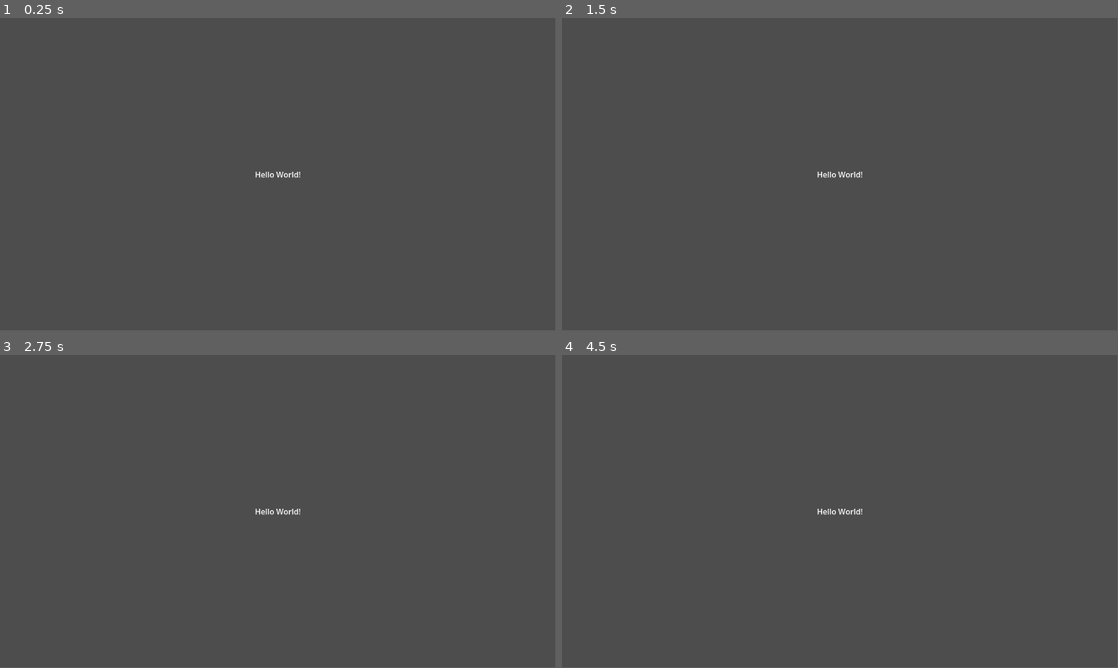
Above: before the commit, frames 1-4 (two rows, left to right).
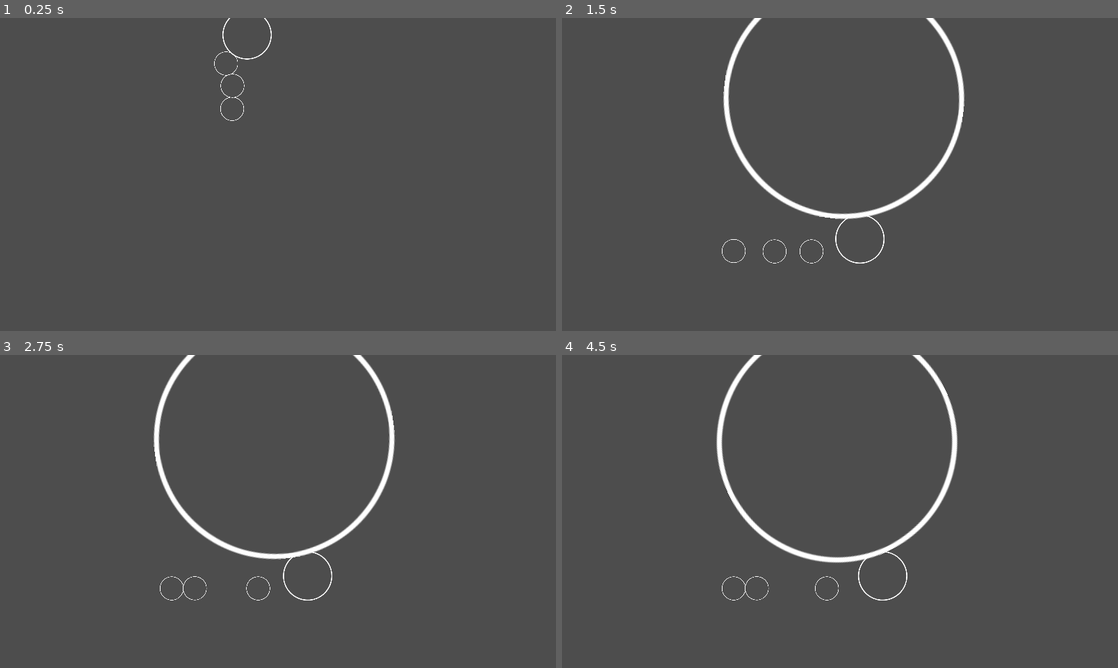
Above: after the commit, the same moments.

Repository: Treszyk/suika_game_clone
Game: Godot game, scene res://source/main_ui.tscn
The game is run twice, just before and just after one commit, with the same random seed, the same clock (stepped at 60 frames per second) and the same inputs.
Inputs:
- Up to frame 1 (0.25 s): no input
- Up to frame 2 (1.5 s): no input
- Up to frame 3 (2.75 s): no input
- Up to frame 4 (4.5 s): no input
The window is 799x449 before the commit and 800x450 after it. Grey fills any space a smaller window leaves; there, only what the larger window draws over its background counts as a difference.

The runs differ from the first frame. In frame 1, 0.2% of the frame differs, in the area x 38-54%, y 0-52%; in frame 2, 2.2%; in frame 3, 2.2%; in frame 4, 2.3%, in the area x 27-72%, y 0-79%.

Commit message:
Added balls

Diff:
--- a/project/project.godot
+++ b/project/project.godot
@@ -15,6 +15,10 @@
 config/features=PackedStringArray("4.2", "GL Compatibility")
 config/icon="res://icon.svg"
 
+[display]
+
+window/stretch/mode="canvas_items"
+
 [rendering]
 
 renderer/rendering_method="gl_compatibility"
--- a/project/source/main_ui.tscn
+++ b/project/source/main_ui.tscn
@@ -1,24 +1,87 @@
-[gd_scene format=3 uid="uid://bi7yixg3fajmo"]
+[gd_scene load_steps=5 format=3 uid="uid://bmmto14axrmjs"]
 
-[node name="MainUI" type="Control"]
-layout_mode = 3
-anchors_preset = 15
-anchor_right = 1.0
-anchor_bottom = 1.0
-grow_horizontal = 2
-grow_vertical = 2
+[ext_resource type="Texture2D" uid="uid://vlrtueod035n" path="res://source/ball.png" id="1_u40hl"]
 
-[node name="Label" type="Label" parent="."]
-layout_mode = 1
-anchors_preset = 8
-anchor_left = 0.5
-anchor_top = 0.5
-anchor_right = 0.5
-anchor_bottom = 0.5
-offset_left = -47.5
-offset_top = -11.5
-offset_right = 47.5
-offset_bottom = 11.5
-grow_horizontal = 2
-grow_vertical = 2
-text = "Hello World!"
+[sub_resource type="SegmentShape2D" id="SegmentShape2D_reye0"]
+b = Vector2(0, 279)
+
+[sub_resource type="SegmentShape2D" id="SegmentShape2D_qkqp0"]
+b = Vector2(490, 0)
+
+[sub_resource type="CircleShape2D" id="CircleShape2D_g6t0h"]
+
+[node name="World" type="Node2D"]
+
+[node name="StaticBody2D2" type="StaticBody2D" parent="."]
+position = Vector2(332, 229)
+
+[node name="CollisionShape2D" type="CollisionShape2D" parent="StaticBody2D2"]
+shape = SubResource("SegmentShape2D_reye0")
+
+[node name="CollisionShape2D2" type="CollisionShape2D" parent="StaticBody2D2"]
+position = Vector2(489, 0)
+shape = SubResource("SegmentShape2D_reye0")
+
+[node name="CollisionShape2D3" type="CollisionShape2D" parent="StaticBody2D2"]
+position = Vector2(-1, 278)
+shape = SubResource("SegmentShape2D_qkqp0")
+
+[node name="RigidBody2D3" type="RigidBody2D" parent="."]
+position = Vector2(481, 105)
+
+[node name="CollisionShape2D" type="CollisionShape2D" parent="RigidBody2D3"]
+scale = Vector2(2.41, 2.41)
+shape = SubResource("CircleShape2D_g6t0h")
+
+[node name="Sprite2D" type="Sprite2D" parent="RigidBody2D3/CollisionShape2D"]
+position = Vector2(-5.72205e-06, 9.53674e-07)
+scale = Vector2(0.08, 0.08)
+texture = ExtResource("1_u40hl")
+
+[node name="RigidBody2D4" type="RigidBody2D" parent="."]
+position = Vector2(500, 29)
+
+[node name="CollisionShape2D" type="CollisionShape2D" parent="RigidBody2D4"]
+scale = Vector2(4.985, 4.985)
+shape = SubResource("CircleShape2D_g6t0h")
+
+[node name="Sprite2D" type="Sprite2D" parent="RigidBody2D4/CollisionShape2D"]
+position = Vector2(-5.72205e-06, 9.53674e-07)
+scale = Vector2(0.08, 0.08)
+texture = ExtResource("1_u40hl")
+
+[node name="RigidBody2D5" type="RigidBody2D" parent="."]
+position = Vector2(481, 105)
+
+[node name="CollisionShape2D" type="CollisionShape2D" parent="RigidBody2D5"]
+scale = Vector2(2.41, 2.41)
+shape = SubResource("CircleShape2D_g6t0h")
+
+[node name="Sprite2D" type="Sprite2D" parent="RigidBody2D5/CollisionShape2D"]
+position = Vector2(-5.72205e-06, 9.53674e-07)
+scale = Vector2(0.08, 0.08)
+texture = ExtResource("1_u40hl")
+
+[node name="RigidBody2D5" type="RigidBody2D" parent="RigidBody2D5"]
+position = Vector2(156, -772)
+
+[node name="CollisionShape2D" type="CollisionShape2D" parent="RigidBody2D5/RigidBody2D5"]
+scale = Vector2(24.32, 24.32)
+shape = SubResource("CircleShape2D_g6t0h")
+
+[node name="Sprite2D" type="Sprite2D" parent="RigidBody2D5/RigidBody2D5/CollisionShape2D"]
+position = Vector2(-5.72205e-06, 9.53674e-07)
+scale = Vector2(0.08, 0.08)
+texture = ExtResource("1_u40hl")
+
+[node name="RigidBody2D6" type="RigidBody2D" parent="."]
+position = Vector2(481, 105)
+
+[node name="CollisionShape2D" type="CollisionShape2D" parent="RigidBody2D6"]
+scale = Vector2(2.41, 2.41)
+shape = SubResource("CircleShape2D_g6t0h")
+
+[node name="Sprite2D" type="Sprite2D" parent="RigidBody2D6/CollisionShape2D"]
+position = Vector2(-5.72205e-06, 9.53674e-07)
+scale = Vector2(0.08, 0.08)
+texture = ExtResource("1_u40hl")
Binary file added: project/source/ball.png
Not shown, added: project/source/ball.png.import
